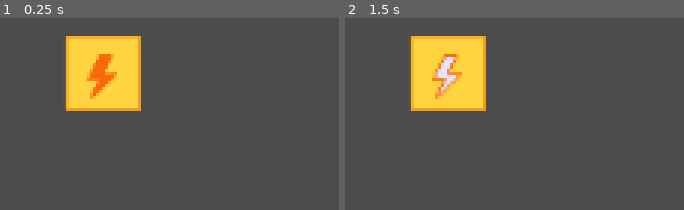
Above: before the commit, frames 1-2 (left to right).
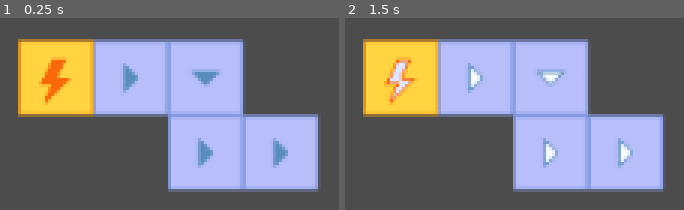
Above: after the commit, the same moments.

Repository: AdamsMcCall/TheCircuit
Game: Godot game, scene res://WorldTest.tscn
Same seed, same stepped clock (60 frames per second), same inputs: the game is played once before the commit and once after it.
Inputs:
- Up to frame 1 (0.25 s): no input
- Up to frame 2 (1.5 s): tap Enter at 0.5 s; tap Space at 1.25 s

The runs differ from the first frame. In frame 1, 43% of the frame differs, in the area x 5-94%, y 9-91%; in frame 2, 43%.

Commit message:
Added block generation in Circuit scene

Diff:
--- a/Circuit.gd
+++ b/Circuit.gd
@@ -2,14 +2,53 @@
 
 signal tick
 
+enum BLOCKTYPE {
+	empty,
+	generator,
+	flowLeft,
+	flowUp,
+	flowRight,
+	flowDown
+}
+
+var block_scene = preload("res://entities/Block.tscn")
+
+# coordinates formula:
+# from X,Y to I:
+# x + y * width
+# from I to X,Y:
+# x = i % width
+# y = i / height
+var map = []
+export var width = 16
+export var height = 9
+
 func _ready():
-	pass # Replace with function body.
+	for i in range(width * height):
+		map.append(BLOCKTYPE.empty)
+	_add_block_at(BLOCKTYPE.generator, 1, 1)
+	_add_block_at(BLOCKTYPE.flowRight, 2, 1)
+	_add_block_at(BLOCKTYPE.flowDown, 3, 1)
+	_add_block_at(BLOCKTYPE.flowRight, 3, 2)
+	_add_block_at(BLOCKTYPE.flowRight, 4, 2)
+
+	for j in map.size():
+		if map[j] != BLOCKTYPE.empty:
+			var block = block_scene.instance()
+			block.position = Vector2((j % width) * 32, (j / width) * 32)
+			block.block_type = map[j]
+			connect("tick", block, "_on_tick")
+			add_child(block)
 
 
 # Called every frame. 'delta' is the elapsed time since the previous frame.
 #func _process(delta):
 #	pass
 
+func _add_block_at(block_type, x, y):
+	if (x + y * width) > (width * height):
+		pass
+	map[x + y * width] = block_type
 
 func _on_Timer_timeout():
 	emit_signal("tick")
--- a/WorldTest.tscn
+++ b/WorldTest.tscn
@@ -1,20 +1,8 @@
-[gd_scene load_steps=4 format=2]
+[gd_scene load_steps=2 format=2]
 
-[ext_resource path="res://Circuit.gd" type="Script" id=1]
-[ext_resource path="res://entities/TestBlock.tscn" type="PackedScene" id=2]
-[ext_resource path="res://entities/TestBlock.gd" type="Script" id=3]
+[ext_resource path="res://entities/Circuit.tscn" type="PackedScene" id=1]
 
 [node name="WorldTest" type="Node2D"]
+position = Vector2( 142.828, 91.1029 )
 
-[node name="Circuit" type="Node2D" parent="."]
-script = ExtResource( 1 )
-
-[node name="Timer" type="Timer" parent="Circuit"]
-autostart = true
-
-[node name="TestBlock" parent="Circuit" instance=ExtResource( 2 )]
-position = Vector2( 195.221, 121.137 )
-script = ExtResource( 3 )
-
-[connection signal="tick" from="Circuit" to="Circuit/TestBlock" method="_on_Circuit_tick"]
-[connection signal="timeout" from="Circuit/Timer" to="Circuit" method="_on_Timer_timeout"]
+[node name="Circuit" parent="." instance=ExtResource( 1 )]
--- /dev/null
+++ b/entities/Block.gd
@@ -0,0 +1,44 @@
+extends Node2D
+
+enum TYPE {
+	empty,
+	generator,
+	flowLeft,
+	flowUp,
+	flowRight,
+	flowDown
+}
+
+var current_flowing = false
+
+export var block_type = TYPE.generator
+
+onready var sprite = $Sprite
+onready var animplayer = $AnimationPlayer
+
+# Called when the node enters the scene tree for the first time.
+func _ready():
+	match block_type:
+		TYPE.generator:
+			sprite.texture = preload("res://assets/images/block_generator.png")
+		TYPE.flowLeft:
+			sprite.texture = preload("res://assets/images/block_flow_left.png")
+		TYPE.flowUp:
+			sprite.texture = preload("res://assets/images/block_flow_up.png")
+		TYPE.flowRight:
+			sprite.texture = preload("res://assets/images/block_flow_right.png")
+		TYPE.flowDown:
+			sprite.texture = preload("res://assets/images/block_flow_down.png")
+
+
+# Called every frame. 'delta' is the elapsed time since the previous frame.
+#func _process(delta):
+#	pass
+
+func _on_tick():
+	if current_flowing:
+		current_flowing = false
+		animplayer.play("off")
+	else:
+		current_flowing = true
+		animplayer.play("on")
--- a/entities/TestBlock.tscn
+++ b/entities/Block.tscn
@@ -1,6 +1,7 @@
-[gd_scene load_steps=4 format=2]
+[gd_scene load_steps=5 format=2]
 
 [ext_resource path="res://assets/images/block_generator.png" type="Texture" id=1]
+[ext_resource path="res://entities/Block.gd" type="Script" id=2]
 
 [sub_resource type="Animation" id=1]
 resource_name = "off"
@@ -34,7 +35,8 @@
 "values": [ Rect2( 32, 0, 32, 32 ) ]
 }
 
-[node name="TestBlock" type="Node2D"]
+[node name="Block" type="Node2D"]
+script = ExtResource( 2 )
 
 [node name="Sprite" type="Sprite" parent="."]
 texture = ExtResource( 1 )
--- /dev/null
+++ b/entities/Circuit.tscn
@@ -0,0 +1,11 @@
+[gd_scene load_steps=2 format=2]
+
+[ext_resource path="res://Circuit.gd" type="Script" id=3]
+
+[node name="Circuit" type="Node2D"]
+script = ExtResource( 3 )
+
+[node name="Timer" type="Timer" parent="."]
+autostart = true
+
+[connection signal="timeout" from="Timer" to="." method="_on_Timer_timeout"]
Binary file changed: assets/images/block_flow_down.png
Binary file changed: assets/images/block_flow_left.png
Binary file changed: assets/images/block_flow_right.png
Binary file changed: assets/images/block_flow_up.png
